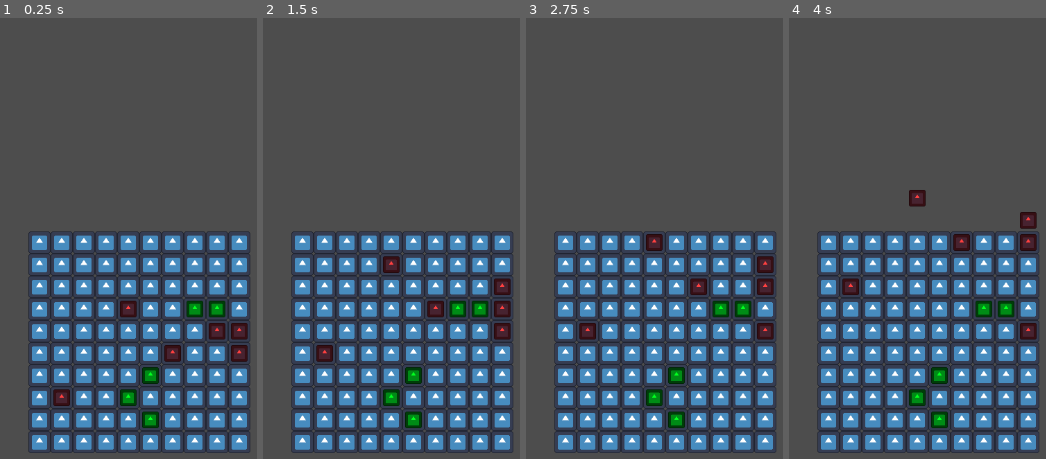
Above: before the commit, frames 1-4 (left to right).
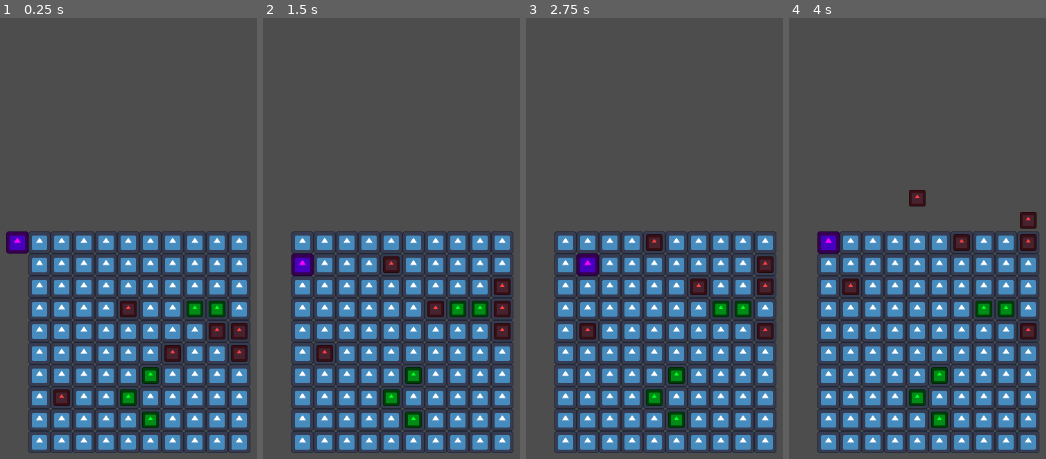
Above: after the commit, the same moments.

Repository: tmrupp/LD53
Game: Godot game, scene res://main.tscn
Two runs of this game, one before a commit and one after it. Both use one fixed random seed, a clock stepped at 60 frames per second and the inputs below. The engine's default icon, where the game draws it, is replaced by a stand-in: a white triangle on a blue panel in a dark square.
Inputs:
- Up to frame 1 (0.25 s): no input
- Up to frame 2 (1.5 s): tap Enter at 0.5 s; hold Right (MoveRight, bound only after the commit) 0.53-1.28 s; hold Space (next_turn) 0.53-1.28 s; hold Down (MoveDown, bound only after the commit) from 1.28 s (still down); tap Space (next_turn) at 1.35 s
- Up to frame 3 (2.75 s): tap Enter at 2 s; release Down (MoveDown, bound only after the commit) at 2.03 s; hold Right (MoveRight, bound only after the commit) from 2.03 s (still down); hold Space (next_turn) from 2.03 s (still down)
- Up to frame 4 (4 s): release Right (MoveRight, bound only after the commit) at 2.78 s; release Space (next_turn) at 2.78 s; hold Up (MoveUp, bound only after the commit) 2.78-3.53 s; tap Space (next_turn) at 2.85 s; tap Enter at 3.5 s; hold Left (MoveLeft, bound only after the commit) from 3.53 s (still down); hold Space (next_turn) from 3.53 s (still down)

The runs differ from the first frame. In frame 1, 0.5% of the frame differs, in the area x 2-12%, y 48-54%; in frame 2, 0.4%; in frame 3, 0.4%; in frame 4, 0.4%.

Commit message:
Boat man move

Diff:
--- /dev/null
+++ b/Player.gd
@@ -0,0 +1,24 @@
+extends Node2D
+
+@onready var river:Node = $"../River"
+@onready var move_unit_size:int = $"../River".move_unit_size
+
+var hasEmbarked:bool = false
+
+func _ready():
+	position = Vector2i(-move_unit_size, 0)
+
+func _process(delta):
+	river.player_position = position
+	pass
+
+func _input(event):
+	if event.is_action_pressed("MoveRight") and position.x < (river.map_size.x - 1) * move_unit_size:
+		position.x += move_unit_size
+	elif event.is_action_pressed("MoveLeft") and not hasEmbarked and position.x > 0:
+		position.x -= move_unit_size
+	elif event.is_action_pressed("MoveUp") and position.y > 0:
+		position.y -= move_unit_size
+	elif event.is_action_pressed("MoveDown") and position.y < (river.map_size.y - 1) * move_unit_size:
+		position.y += move_unit_size
+	pass
--- a/River.gd
+++ b/River.gd
@@ -4,6 +4,7 @@
 var map = []
 
 var map_size = Vector2i(10, 10)
+var move_unit_size = 128
 
 var sprite = preload("res://lil_guy.tscn")
 @onready var main = $".."
--- a/main.tscn
+++ b/main.tscn
@@ -1,7 +1,9 @@
-[gd_scene load_steps=3 format=3 uid="uid://cgg7fyj7qb0qu"]
+[gd_scene load_steps=5 format=3 uid="uid://cgg7fyj7qb0qu"]
 
-[ext_resource type="PackedScene" uid="uid://d3wa2v70apwfv" path="res://lil_guy.tscn" id="1_6euwy"]
+[ext_resource type="PackedScene" path="res://lil_guy.tscn" id="1_6euwy"]
+[ext_resource type="Texture2D" uid="uid://c6o0ro4o3waef" path="res://icon.svg" id="1_qpcv4"]
 [ext_resource type="Script" path="res://River.gd" id="2_ownun"]
+[ext_resource type="Script" path="res://Player.gd" id="3_rl8sr"]
 
 [node name="Main" type="Node2D"]
 
@@ -12,3 +14,11 @@
 
 [node name="Camera2D" type="Camera2D" parent="."]
 zoom = Vector2(0.25, 0.25)
+
+[node name="Node2D" type="Node2D" parent="."]
+z_index = 1
+script = ExtResource("3_rl8sr")
+
+[node name="Sprite2D" type="Sprite2D" parent="Node2D"]
+modulate = Color(1, 0, 1, 1)
+texture = ExtResource("1_qpcv4")
--- a/project.godot
+++ b/project.godot
@@ -26,3 +26,27 @@
 "events": [Object(InputEventKey,"resource_local_to_scene":false,"resource_name":"","device":-1,"window_id":0,"alt_pressed":false,"shift_pressed":false,"ctrl_pressed":false,"meta_pressed":false,"pressed":false,"keycode":0,"physical_keycode":32,"key_label":0,"unicode":32,"echo":false,"script":null)
 ]
 }
+MoveRight={
+"deadzone": 0.5,
+"events": [Object(InputEventKey,"resource_local_to_scene":false,"resource_name":"","device":0,"window_id":0,"alt_pressed":false,"shift_pressed":false,"ctrl_pressed":false,"meta_pressed":false,"pressed":false,"keycode":0,"physical_keycode":4194321,"key_label":0,"unicode":0,"echo":false,"script":null)
+, Object(InputEventKey,"resource_local_to_scene":false,"resource_name":"","device":0,"window_id":0,"alt_pressed":false,"shift_pressed":false,"ctrl_pressed":false,"meta_pressed":false,"pressed":false,"keycode":0,"physical_keycode":68,"key_label":0,"unicode":0,"echo":false,"script":null)
+]
+}
+MoveLeft={
+"deadzone": 0.5,
+"events": [Object(InputEventKey,"resource_local_to_scene":false,"resource_name":"","device":0,"window_id":0,"alt_pressed":false,"shift_pressed":false,"ctrl_pressed":false,"meta_pressed":false,"pressed":false,"keycode":0,"physical_keycode":4194319,"key_label":0,"unicode":0,"echo":false,"script":null)
+, Object(InputEventKey,"resource_local_to_scene":false,"resource_name":"","device":0,"window_id":0,"alt_pressed":false,"shift_pressed":false,"ctrl_pressed":false,"meta_pressed":false,"pressed":false,"keycode":0,"physical_keycode":65,"key_label":0,"unicode":0,"echo":false,"script":null)
+]
+}
+MoveUp={
+"deadzone": 0.5,
+"events": [Object(InputEventKey,"resource_local_to_scene":false,"resource_name":"","device":0,"window_id":0,"alt_pressed":false,"shift_pressed":false,"ctrl_pressed":false,"meta_pressed":false,"pressed":false,"keycode":0,"physical_keycode":4194320,"key_label":0,"unicode":0,"echo":false,"script":null)
+, Object(InputEventKey,"resource_local_to_scene":false,"resource_name":"","device":0,"window_id":0,"alt_pressed":false,"shift_pressed":false,"ctrl_pressed":false,"meta_pressed":false,"pressed":false,"keycode":0,"physical_keycode":87,"key_label":0,"unicode":0,"echo":false,"script":null)
+]
+}
+MoveDown={
+"deadzone": 0.5,
+"events": [Object(InputEventKey,"resource_local_to_scene":false,"resource_name":"","device":-1,"window_id":0,"alt_pressed":false,"shift_pressed":false,"ctrl_pressed":false,"meta_pressed":false,"pressed":false,"keycode":0,"physical_keycode":4194322,"key_label":0,"unicode":0,"echo":false,"script":null)
+, Object(InputEventKey,"resource_local_to_scene":false,"resource_name":"","device":-1,"window_id":0,"alt_pressed":false,"shift_pressed":false,"ctrl_pressed":false,"meta_pressed":false,"pressed":false,"keycode":0,"physical_keycode":83,"key_label":0,"unicode":115,"echo":false,"script":null)
+]
+}
